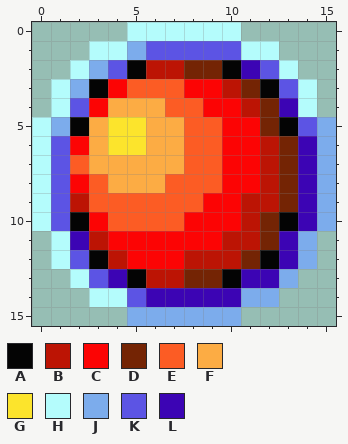
One commit to this pixel-art sprite: images/items/MorphBall.png. Above is the file before it was changed.
The file is 64x64 pixels, drawn in blocks of 4x4; one block is one cell here. Colours within 5 levels of each other are drawn and written as one.
Palette (. is transparent): A #040404  B #bc1404  C #fc0404  D #742404  E #fc5c24  F #fcac44  G #fce42c  H #b4fcfc  J #7cacec  K #5c54e4  L #3c04b4
Pixels before, first column x 0:
 0 .....HHHHHH.....
 1 ...HHJKKKKKHH...
 2 ..HJKABBDDALKH..
 3 .HJACEEECCBDAKH.
 4 .HKCFFFEECCBDLH.
 5 HJAFGGFFEECCDAKJ
 6 HKCFGGFFEECCBDLJ
 7 HKEFFFFFEECCBDLJ
 8 HKCEFFFEEECCBDLJ
 9 HKBEEEEEECCBBDLJ
10 HKACEEEECCCBDALJ
11 .HLBCCCCCCBBDLJ.
12 .HKABCCCBBBDALJ.
13 ..HKLABBDDALLJ..
14 ...HHKLLLLLJJ...
15 .....JJJJJJ.....
After:
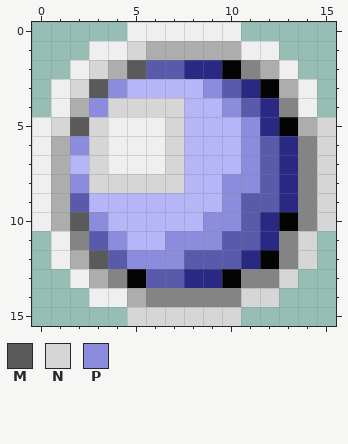
Colours new in this view: M #5a5a5a  N #d6d6d6  P #8c8cde
Change:
{"colour":"B","old":"#bc1404","new":"#5a5aad"}
{"colour":"D","old":"#742404","new":"#292984"}
{"colour":"E","old":"#fc5c24","new":"#b5b5f7"}
{"colour":"H","old":"#b4fcfc","new":"#efefef"}
{"colour":"K","old":"#5c54e4","new":"#adadad"}
{"colour":"L","old":"#3c04b4","new":"#848484"}
{"y":1,"x":5,"old":"J","new":"N"}
{"y":2,"x":3,"old":"J","new":"N"}
{"y":2,"x":5,"old":"A","new":"M"}
{"y":3,"x":2,"old":"JAC","new":"NMP"}
{"y":3,"x":8,"old":"CC","new":"EP"}
{"y":4,"x":3,"old":"CFFFE","new":"PNNNN"}
{"y":4,"x":9,"old":"CC","new":"EP"}
{"y":5,"x":1,"old":"JAFGGFF","new":"NMNHHHN"}
{"y":5,"x":10,"old":"CC","new":"EP"}
{"y":5,"x":15,"old":"J","new":"N"}
{"y":6,"x":2,"old":"CFGGFF","new":"PNHHHN"}
{"y":6,"x":10,"old":"CC","new":"EP"}
{"y":6,"x":15,"old":"J","new":"N"}
{"y":7,"x":3,"old":"FFFFF","new":"NHHHN"}
{"y":7,"x":10,"old":"CC","new":"EP"}
{"y":7,"x":15,"old":"J","new":"N"}
{"y":8,"x":2,"old":"CEFFFE","new":"PNNNNN"}
{"y":8,"x":10,"old":"CC","new":"PP"}
{"y":8,"x":15,"old":"J","new":"N"}
{"y":9,"x":9,"old":"CC","new":"EP"}
{"y":9,"x":15,"old":"J","new":"N"}
{"y":10,"x":2,"old":"AC","new":"MP"}
{"y":10,"x":8,"old":"CCC","new":"EPP"}
{"y":10,"x":15,"old":"J","new":"N"}
{"y":11,"x":4,"old":"CCCCCC","new":"PEEPPP"}
{"y":11,"x":14,"old":"J","new":"N"}
{"y":12,"x":3,"old":"A","new":"M"}
{"y":12,"x":5,"old":"CCC","new":"PPP"}
{"y":12,"x":14,"old":"J","new":"N"}
{"y":13,"x":13,"old":"J","new":"N"}
{"y":14,"x":11,"old":"JJ","new":"NN"}
{"y":15,"x":5,"old":"JJJJJJ","new":"NNNNNN"}
{"label":"changed","picture_box":[32,22,336,326]}
